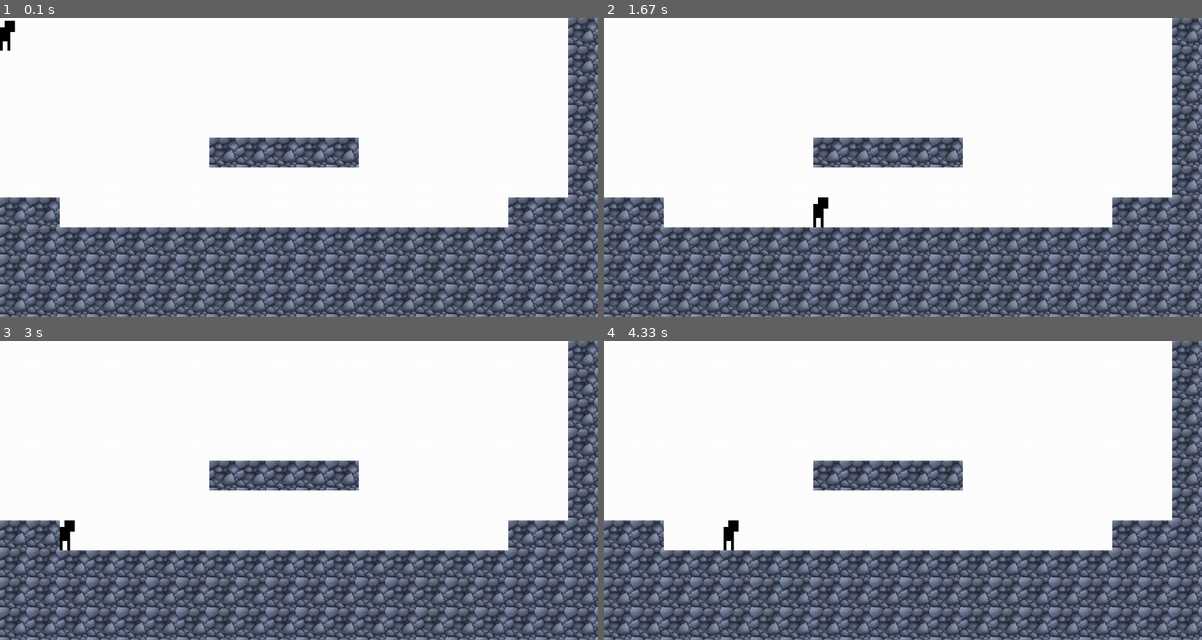
Above: before the commit, frames 1-4 (two rows, left to right).
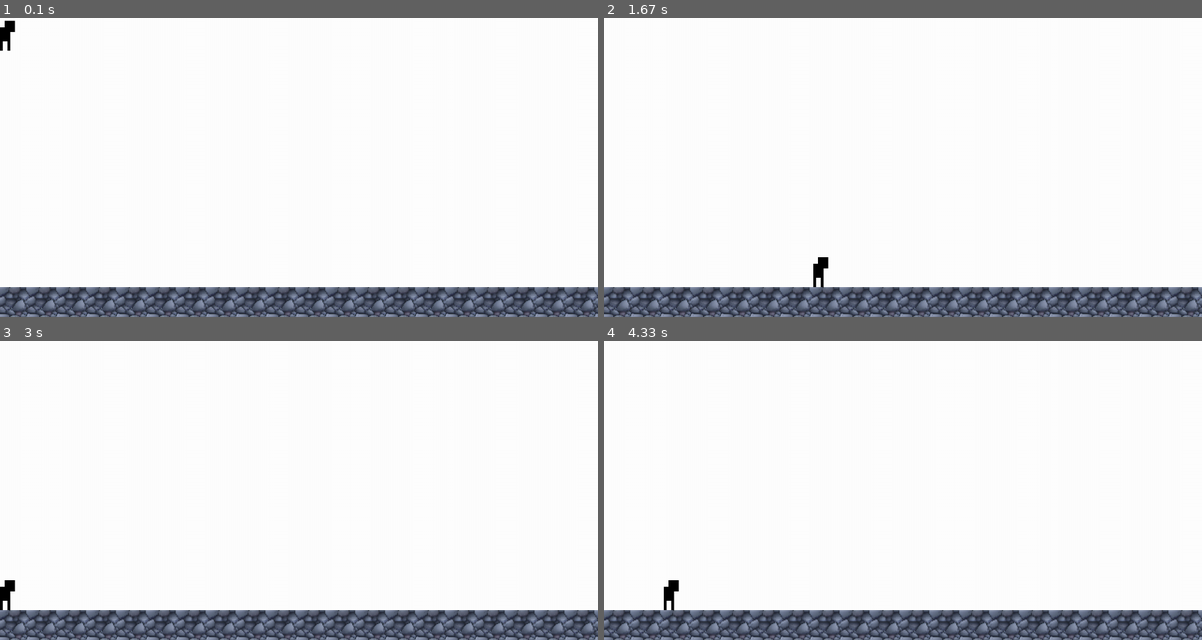
Above: after the commit, the same moments.

Repository: ernur768/pygame_my_first_game
Game: pygame game, started from main.py
Same seed, same stepped clock (60 frames per second), same inputs: the game is played once before the commit and once after it.
Inputs:
- Up to frame 1 (0.1 s): no input
- Up to frame 2 (1.67 s): hold Right 0.33-0.8 s; hold Up 0.83-1.13 s; hold Right 1.17-1.63 s
- Up to frame 3 (3 s): hold Left 1.67-2.2 s; hold Left 2.23-2.63 s
- Up to frame 4 (4.33 s): hold Right 3.07-3.7 s; hold Left 3.73-4.2 s; hold Right from 4.23 s (still down)

The runs differ from the first frame. In frame 1, 28% of the frame differs, in the area x 0-100%, y 0-90%; in frame 2, 28%; in frame 3, 28%; in frame 4, 28%.

Commit message:
added method level_load at level_meneger

Diff:
--- a/Level_manager.py
+++ b/Level_manager.py
@@ -5,6 +5,13 @@
 
 
 class LevelManager:
+
+    @staticmethod
+    def load_level(level_num: str) -> list:
+        f = open('levels/LEVEL_' + level_num)
+        level = f.read().split('\n')
+        f.close()
+        return level
 
     @staticmethod
     def set_level(level_skeleton: list, screen) -> list:
--- a/main.py
+++ b/main.py
@@ -1,6 +1,5 @@
 import pygame
 from Constants import *
-from Level_skeletons import *
 from Level_manager import LevelManager
 from Player import Player
 
@@ -14,9 +13,11 @@
     p = Player()
     level_manager = LevelManager()
 
+    current_level = level_manager.load_level('2')
+
     while True:
         screen.fill(WHITE)
-        tile_rects = level_manager.set_level(LEVEL_1, screen)
+        tile_rects = level_manager.set_level(current_level, screen)
 
         p.keyboard_register()
         p.move_register(tile_rects)
Not shown, added: levels/LEVEL_2
Not shown, changed: .gitignore
